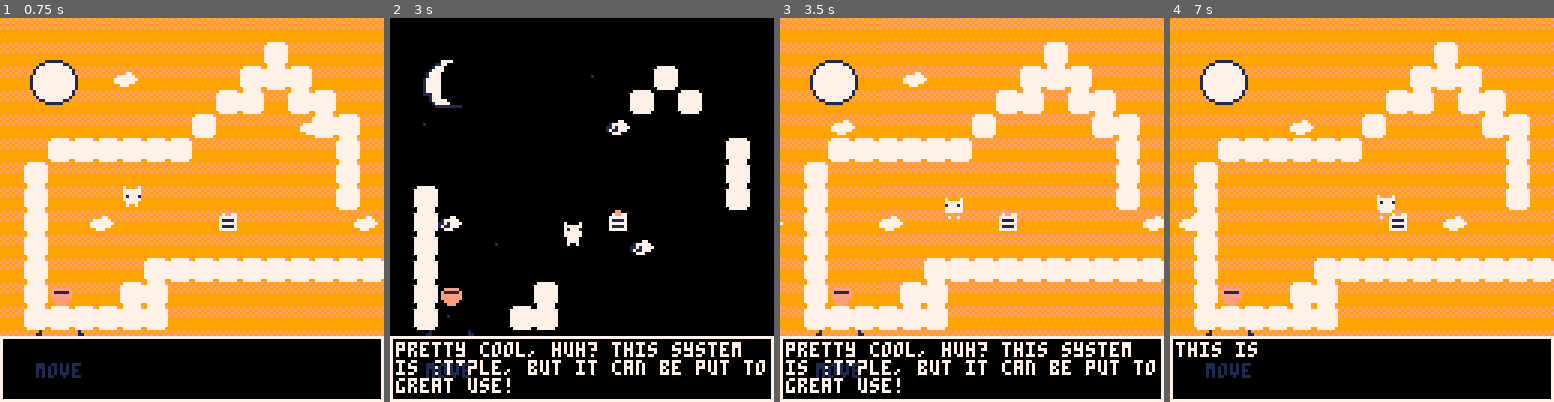
Above: before the commit, frames 1-4 (left to right).
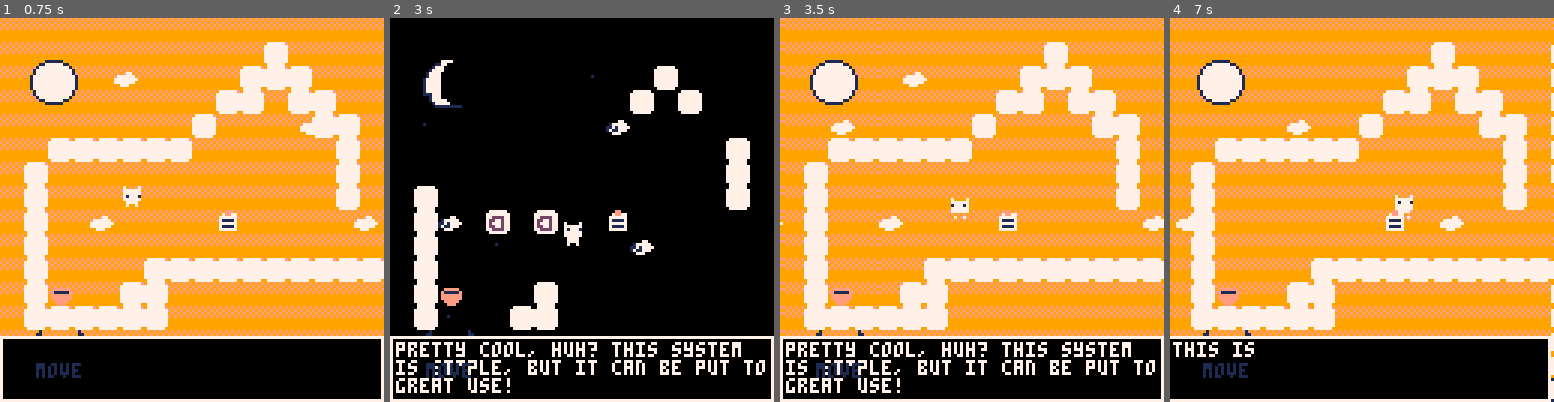
Above: after the commit, the same moments.

Repository: aadhyap/GBJam14
Game: PICO-8 cartridge platformer-game.p8
Same seed, same stepped clock (60 frames per second), same inputs: the game is played once before the commit and once after it.
Inputs:
- Up to frame 1 (0.75 s): tap X (X key) at 0.33 s; tap O (Z key) at 0.7 s
- Up to frame 2 (3 s): tap X (X key) at 1.07, 1.85, 2.97 s; hold Right 1.6-2.1 s; tap O (Z key) every 0.4 s from 1.7 to 2.9 s; hold Up 2.15-2.42 s; hold Right from 2.47 s (still down)
- Up to frame 3 (3.5 s): release Right at 3.03 s; hold Left from 3.08 s (still down); tap O (Z key) at 3.3 s
- Up to frame 4 (7 s): release Left at 3.58 s; tap O (Z key) every 0.4 s from 3.7 to 6.9 s; hold Right 4.02-4.68 s; tap X (X key) at 4.08, 5.2, 6.32 s; hold Up 4.73-5.03 s; hold Left 5.08-5.68 s; hold Right 6.08-6.58 s; hold Right from 6.63 s (still down)

Frame 1 is identical in both runs. In frame 2, 0.7% of the frame differs, in the area x 25-44%, y 50-57%; in frame 3, 0.2%; in frame 4, 37%, in the area x 0-100%, y 0-100%.

Commit message:
for the next group of levels switches correctly to dark and then light

Diff:
--- a/platformer-game.p8
+++ b/platformer-game.p8
@@ -121,9 +121,7 @@
 	light_tile = 81
 	dark_tile = 65
 	cover = 68
-	light = false
 	init_parallax()
-
 
 end
 
@@ -135,20 +133,25 @@
 
 	text_update()
 
-	if levelnum > 7 then
-	light = true
-
-	end
-
 	if switch(p.x,p.y+8) or
 				switch(p.x+7, p.y+8) then
-				if light then
+				if light and levelnum < 8 then
 				set_all1(light_tile,dark_tile)
 				end
-	else
-			if not light then
+
+				if not light and levelnum >= 8 then
 				set_all1(dark_tile,light_tile)
 				end
+
+	else
+			if not light and levelnum < 8 then
+				set_all1(dark_tile,light_tile)
+				end
+
+		if light and levelnum >= 8 then
+				set_all1(light_tile,dark_tile)
+
+		end
 	end
 
 
@@ -434,7 +437,7 @@
 function next_level()
 
 	if levelnum ==1 then
-	levelnum = 6
+	levelnum = 7
 	end
 	levelnum +=1
 	if levelnum > 15 then
@@ -869,7 +870,7 @@
 0000515151515151000000000000740051000000000000000000000000000000510000000000000000000000000000575100000000000051570000000000000000004141410000000000005100000000510000000000000000000051000000005100000041000000000000000000000051000000000000000000000000000000
 0051000000000000000000000000740051000000000000000000000000000000510000000000000000000000000000515151515151000051510000510000000000000000000000000000000000000000000000000051000000510000000000005100004100000000000041000000000051000000000000000000000000000000
 0074000000000000000000000000740000000000000000000000000000000047510000000000000000000000410000005100000000000051515100000000410000000000000000000000000000000000515151000000000000000000000000005151004100000000000000000000000051000000000000000000000000000000
-0074000000000000001600000000420000000000000000000000000000000057510000000000515151000000000000005100000000000000000000000041000000000000000000005100000000560000510000000000000000000000000000005100564100000000000000000000000051000000000000000000000000000000
+0074000041004100001600000000420000000000000000000000000000000057510000000000515151000000000000005100000000000000000000000041000000000000000000005100000000560000510000000000000000000000000000005100564100000000000000000000000051000000000000000000000000000000
 0074000000000000000000000000424500515151510051000000515100005151515151515100000000410000000000515100000056000000000000414100000000000000000000000041000000000000510000000000000000000000000000005100000000000041000000000000000051000000000000000000000000000000
 0074000000005151515151515151515151747474690000005100747400007474517474747400000000005141005600005100000000510000004100000000000051000000000000000000410000000000510000000000000000510000000000005100004100000000000000000000000051000000000000000000000000000000
 0074140000517400000000000000000051000000000000000000000000000000510000000000000000000000000000005100000000515151410000000000000051000000004100000000004100000000510000004100000000514141414141415100000000000000004141414141414151000000000000000000000000000000
